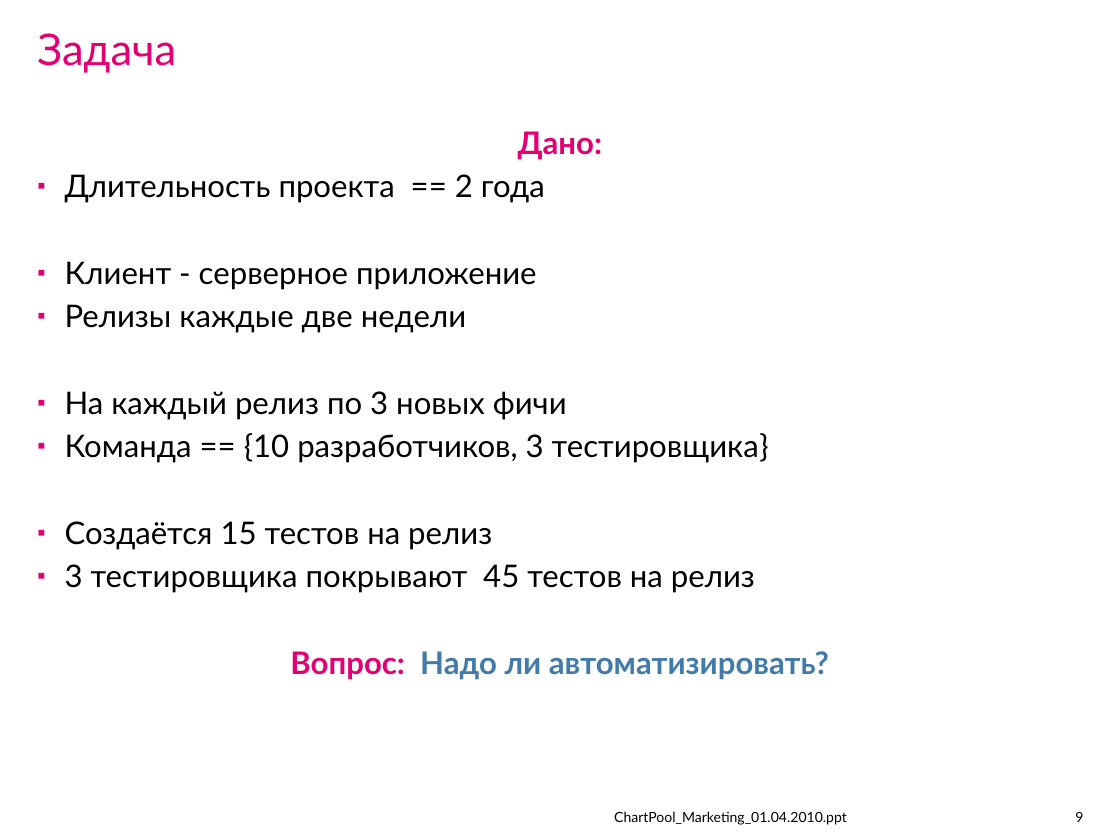
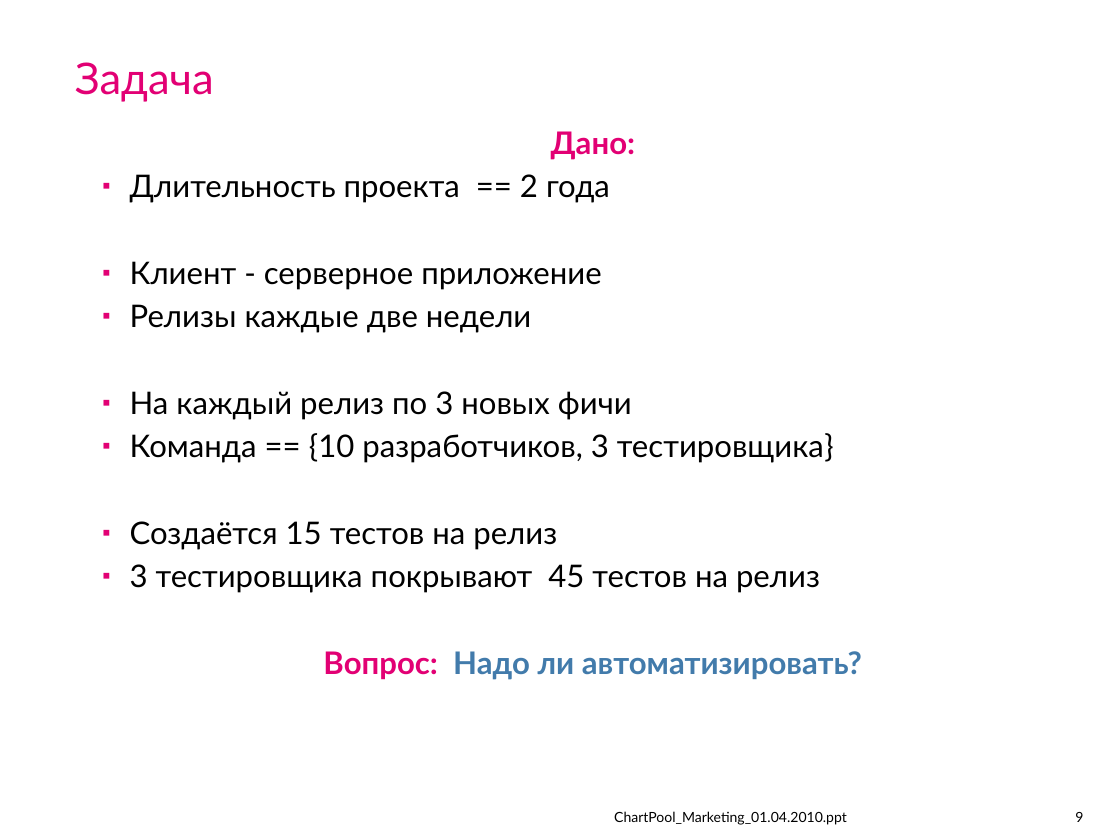
Before and after one commit to IvanCS/JMeterAvtoTestingDemo, a slide deck: slide 9 of documents/presentation.ppt. Drawn at 1120x840 pixels with LibreOffice and Linux fonts; fonts in the diff are those of the drawing; background and template pictures are left out. Boxes give left, top, right and bottom in pixels: in the first picture for what was removed or moved away, otherwise in the second. Text is boxed around its words. In the diff, an @@ line names an element or a change of style, - is before the commit and + after.

```diff
--- a/documents/presentation.ppt
+++ b/documents/presentation.ppt
@@ title "Задача": place and size @@
-title "Задача" at <box>37,33,176,73</box>
+title "Задача" at <box>75,62,214,102</box>
@@ text "Дано:" rewrapped from <box>65,131,829,679</box> to <box>130,131,862,679</box> @@
```
Also in this commit, not shown: 20 other slides changed, 1 slide added, 5 slides removed, 10 other files.
